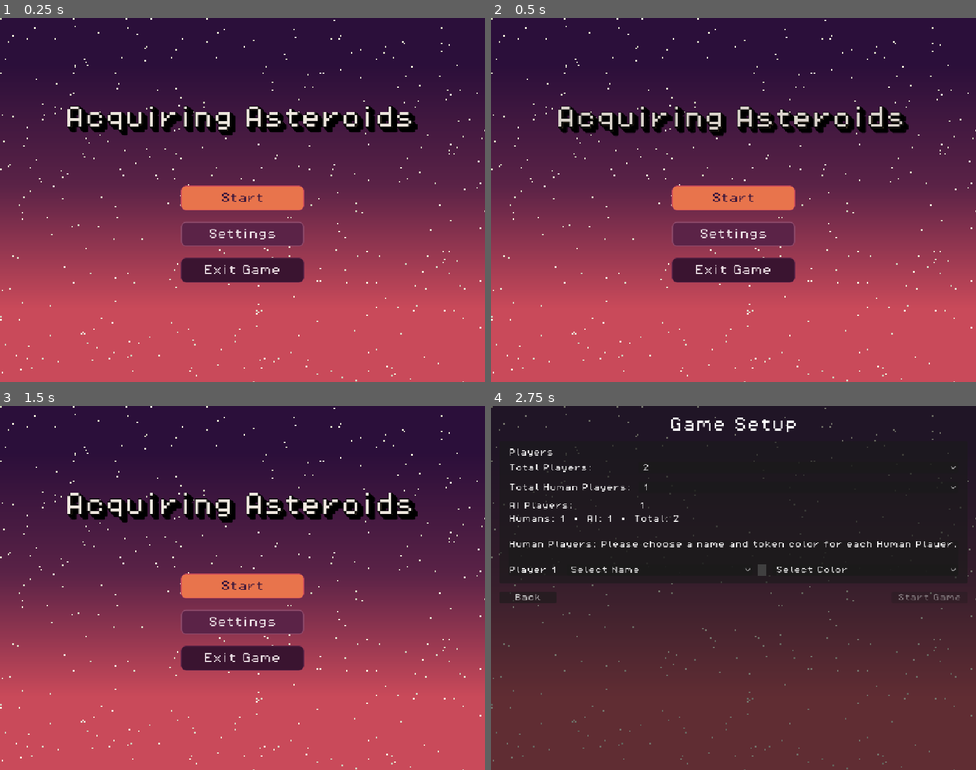
Above: before the commit, frames 1-4 (two rows, left to right).
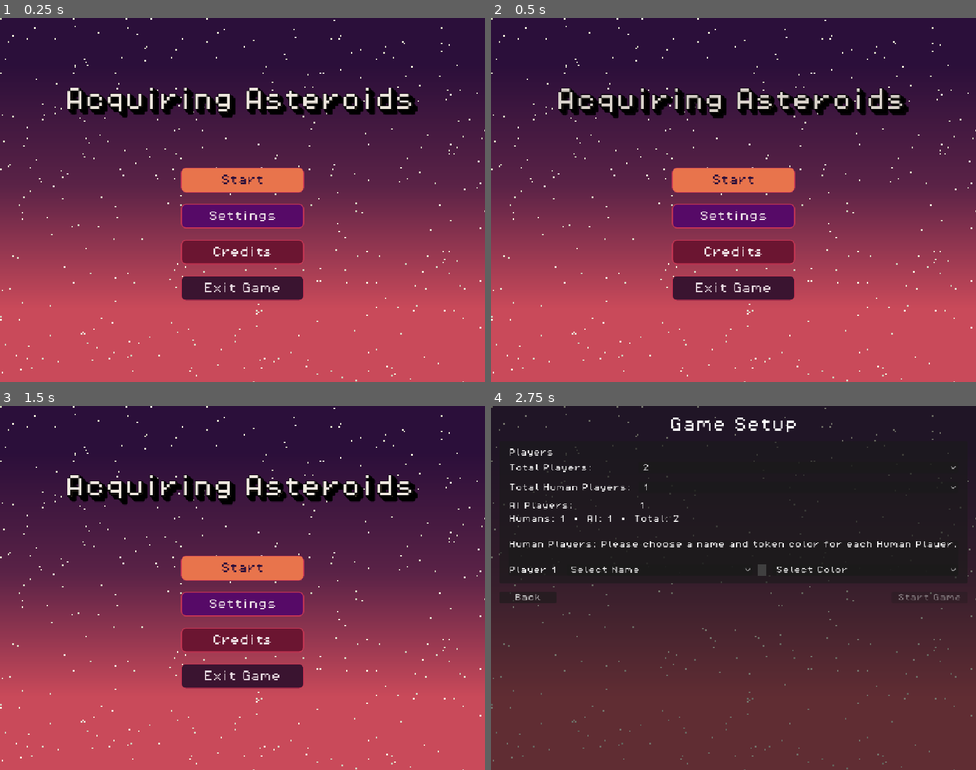
Above: after the commit, the same moments.

Repository: MissionToPsyche-Platinum/platinum_24d_game_psycheopoly-psb
Game: Godot game, scene res://scenes/StartMenu.tscn
The game is run twice, just before and just after one commit, with the same random seed, the same clock (stepped at 60 frames per second) and the same inputs.
Inputs:
- Up to frame 1 (0.25 s): no input
- Up to frame 2 (0.5 s): no input
- Up to frame 3 (1.5 s): click "Start" at 0.5 s; click "Back" at 1.25 s
- Up to frame 4 (2.75 s): click "Start" at 2 s

The runs differ from the first frame. In frame 1, 14% of the frame differs, in the area x 13-87%, y 19-78%; in frame 2, 14%; in frame 3, 14%; in frame 4, nothing differs.

Commit message:
credits menu
Completed the credits menu

Diff:
--- /dev/null
+++ b/scenes/CreditsMenu.tscn
@@ -0,0 +1,134 @@
+[gd_scene load_steps=4 format=3 uid="uid://cykondp5io7v6"]
+
+[ext_resource type="Script" uid="uid://dvk64dvwn4wos" path="res://scripts/ui/credits_menu.gd" id="1_04pys"]
+
+[sub_resource type="StyleBoxFlat" id="StyleBoxFlat_04pys"]
+bg_color = Color(0.09411765, 0.07450981, 0.12156863, 1)
+
+[sub_resource type="StyleBoxFlat" id="StyleBoxFlat_18siu"]
+bg_color = Color(0.82808334, 0.34980312, 0.40466648, 1)
+
+[node name="CreditsMenu" type="Control"]
+layout_mode = 3
+anchors_preset = 15
+anchor_right = 1.0
+anchor_bottom = 1.0
+grow_horizontal = 2
+grow_vertical = 2
+script = ExtResource("1_04pys")
+
+[node name="DimOverlay" type="ColorRect" parent="."]
+layout_mode = 1
+anchors_preset = 15
+anchor_right = 1.0
+anchor_bottom = 1.0
+grow_horizontal = 2
+grow_vertical = 2
+color = Color(0, 0, 0, 0.7490196)
+
+[node name="CenterContainer" type="CenterContainer" parent="."]
+layout_mode = 1
+anchors_preset = 15
+anchor_right = 1.0
+anchor_bottom = 1.0
+grow_horizontal = 2
+grow_vertical = 2
+
+[node name="PanelContainer" type="PanelContainer" parent="CenterContainer"]
+custom_minimum_size = Vector2(900, 700)
+layout_mode = 2
+theme_override_styles/panel = SubResource("StyleBoxFlat_04pys")
+
+[node name="MarginContainer" type="MarginContainer" parent="CenterContainer/PanelContainer"]
+layout_mode = 2
+theme_override_constants/margin_left = 20
+theme_override_constants/margin_top = 20
+theme_override_constants/margin_right = 20
+theme_override_constants/margin_bottom = 20
+
+[node name="VBoxContainer" type="VBoxContainer" parent="CenterContainer/PanelContainer/MarginContainer"]
+layout_mode = 2
+theme_override_constants/separation = 16
+
+[node name="TitleLabel" type="Label" parent="CenterContainer/PanelContainer/MarginContainer/VBoxContainer"]
+layout_mode = 2
+text = "Credits & Acknowledgements"
+horizontal_alignment = 1
+
+[node name="CreditsScroll" type="ScrollContainer" parent="CenterContainer/PanelContainer/MarginContainer/VBoxContainer"]
+layout_mode = 2
+size_flags_vertical = 3
+
+[node name="MarginContainer" type="MarginContainer" parent="CenterContainer/PanelContainer/MarginContainer/VBoxContainer/CreditsScroll"]
+layout_mode = 2
+theme_override_constants/margin_left = 10
+theme_override_constants/margin_top = 6
+theme_override_constants/margin_right = 10
+theme_override_constants/margin_bottom = 6
+
+[node name="CreditsContent" type="VBoxContainer" parent="CenterContainer/PanelContainer/MarginContainer/VBoxContainer/CreditsScroll/MarginContainer"]
+layout_mode = 2
+size_flags_horizontal = 3
+
+[node name="CreditsText" type="Label" parent="CenterContainer/PanelContainer/MarginContainer/VBoxContainer/CreditsScroll/MarginContainer/CreditsContent"]
+custom_minimum_size = Vector2(800, 0)
+layout_mode = 2
+theme_override_colors/font_color = Color(0.91764706, 0.91764706, 0.91764706, 1)
+text = "Acquiring Asteroids
+
+Development Team :
+
+- Jason Baris : Developer , Game Logic and  Mechanics
+
+- Chris Buckley :  Developer, UI Designer
+
+- John Fugate : Developer , Backend Logic and AI
+
+- Giovanni Zarillo : Developer, Game logic and Mechanics
+
+
+Project Inspiration & Sponsorship
+
+Inspired by the original Psyche-opoly board game created through the
+Psyche Capstone program at Arizona State University, sponsored by
+NASA’s Psyche mission.
+
+
+Tools & Technologies
+
+- Godot Engine
+- GDScript
+- Git / GitHub
+-Libresprite
+
+
+Special Thanks :
+
+Special thanks to our instructors, teammates, and the original
+Psyche Capstone project for the inspiration behind this digital adaptation.
+
+
+Academic Acknowledgement & Disclaimer :
+
+This work was created in partial fulfillment of Penn State University
+Capstone Course SWENG 480 / SWENG 481.
+
+This project is part of the Psyche Student Collaborations component
+of NASA’s Psyche Mission.
+
+“Psyche: A Journey to a Metal World” [Contract number NNM16AA09C]
+is part of NASA’s Discovery Program mission to solar system targets.
+
+Trade names and trademarks of ASU and NASA are used in this work
+for identification only and do not constitute an official endorsement,
+expressed or implied, by Arizona State University or NASA.
+
+The content is solely the responsibility of the authors and does not
+necessarily represent the official views of ASU or NASA."
+horizontal_alignment = 1
+autowrap_mode = 3
+
+[node name="CloseButton" type="Button" parent="CenterContainer/PanelContainer/MarginContainer/VBoxContainer"]
+layout_mode = 2
+theme_override_styles/normal = SubResource("StyleBoxFlat_18siu")
+text = "Close"
--- a/scenes/SettingsMenu.tscn
+++ b/scenes/SettingsMenu.tscn
@@ -88,6 +88,9 @@
 corner_radius_bottom_right = 8
 corner_radius_bottom_left = 8
 
+[sub_resource type="StyleBoxFlat" id="StyleBoxFlat_nuakw"]
+bg_color = Color(0.78431374, 0.21176471, 0.32941177, 1)
+
 [node name="SettingsMenu" type="Control"]
 layout_mode = 3
 anchors_preset = 15
@@ -274,4 +277,5 @@
 [node name="CloseButton" type="Button" parent="Panel/Padding/Content"]
 unique_name_in_owner = true
 layout_mode = 2
+theme_override_styles/normal = SubResource("StyleBoxFlat_nuakw")
 text = "Close"
--- a/scenes/StartMenu.tscn
+++ b/scenes/StartMenu.tscn
@@ -57,7 +57,7 @@
 border_width_top = 1
 border_width_right = 1
 border_width_bottom = 1
-border_color = Color(0.7882353, 0.2901961, 0.3529412, 1)
+border_color = Color(0.78431374, 0.21176471, 0.32941177, 1)
 corner_radius_top_left = 10
 corner_radius_top_right = 10
 corner_radius_bottom_right = 10
@@ -95,17 +95,17 @@
 expand_margin_right = 10.0
 expand_margin_bottom = 10.0
 
-[sub_resource type="StyleBoxFlat" id="StyleBoxFlat_fgoeh"]
-content_margin_left = 18.0
-content_margin_top = 10.0
-content_margin_right = 18.0
-content_margin_bottom = 10.0
-bg_color = Color(0.35686275, 0.13725491, 0.2784314, 1)
+[sub_resource type="StyleBoxFlat" id="StyleBoxFlat_sf8pk"]
+content_margin_left = 18.0
+content_margin_top = 10.0
+content_margin_right = 18.0
+content_margin_bottom = 10.0
+bg_color = Color(0.3370865, 0.0413595, 0.40284967, 1)
 border_width_left = 2
 border_width_top = 2
 border_width_right = 2
 border_width_bottom = 2
-border_color = Color(0.5568628, 0.2901961, 0.41960785, 1)
+border_color = Color(0.78622055, 0.21321025, 0.3288807, 1)
 corner_radius_top_left = 10
 corner_radius_top_right = 10
 corner_radius_bottom_right = 10
@@ -139,6 +139,22 @@
 expand_margin_right = 10.0
 expand_margin_bottom = 10.0
 
+[sub_resource type="StyleBoxFlat" id="StyleBoxFlat_fgoeh"]
+content_margin_left = 18.0
+content_margin_top = 10.0
+content_margin_right = 18.0
+content_margin_bottom = 10.0
+bg_color = Color(0.4204057, 0.08326123, 0.19223836, 1)
+border_width_left = 2
+border_width_top = 2
+border_width_right = 2
+border_width_bottom = 2
+border_color = Color(0.78622055, 0.21321025, 0.3288807, 1)
+corner_radius_top_left = 10
+corner_radius_top_right = 10
+corner_radius_bottom_right = 10
+corner_radius_bottom_left = 10
+
 [sub_resource type="StyleBoxFlat" id="StyleBoxFlat_bx376"]
 content_margin_left = 18.0
 content_margin_top = 10.0
@@ -149,7 +165,7 @@
 border_width_top = 1
 border_width_right = 1
 border_width_bottom = 1
-border_color = Color(0.35686275, 0.13725491, 0.2784314, 1)
+border_color = Color(0.78431374, 0.21176471, 0.32941177, 1)
 corner_radius_top_left = 10
 corner_radius_top_right = 10
 corner_radius_bottom_right = 10
@@ -352,10 +368,23 @@
 theme_override_colors/font_pressed_color = Color(0.9490196, 0.9137255, 0.9254902, 1)
 theme_override_colors/font_hover_color = Color(1, 1, 1, 1)
 theme_override_font_sizes/font_size = 22
+theme_override_styles/normal = SubResource("StyleBoxFlat_sf8pk")
+theme_override_styles/pressed = SubResource("StyleBoxFlat_aso40")
+theme_override_styles/hover = SubResource("StyleBoxFlat_kcs48")
+text = "Settings"
+
+[node name="Credits" type="Button" parent="CenterBox/Menu"]
+custom_minimum_size = Vector2(260, 52)
+layout_mode = 2
+focus_mode = 0
+theme_override_colors/font_color = Color(0.9490196, 0.9137255, 0.9254902, 1)
+theme_override_colors/font_pressed_color = Color(0.9490196, 0.9137255, 0.9254902, 1)
+theme_override_colors/font_hover_color = Color(1, 1, 1, 1)
+theme_override_font_sizes/font_size = 22
 theme_override_styles/normal = SubResource("StyleBoxFlat_fgoeh")
 theme_override_styles/pressed = SubResource("StyleBoxFlat_aso40")
 theme_override_styles/hover = SubResource("StyleBoxFlat_kcs48")
-text = "Settings"
+text = "Credits"
 
 [node name="Exit" type="Button" parent="CenterBox/Menu"]
 custom_minimum_size = Vector2(260, 52)
--- /dev/null
+++ b/scripts/ui/credits_menu.gd
@@ -0,0 +1,19 @@
+extends Control
+
+signal closed
+
+@onready var close_button: Button = $CenterContainer/PanelContainer/MarginContainer/VBoxContainer/CloseButton
+
+func _ready() -> void:
+	visible = false
+	close_button.pressed.connect(_on_close_pressed)
+
+func open() -> void:
+	visible = true
+
+func close() -> void:
+	visible = false
+	closed.emit()
+
+func _on_close_pressed() -> void:
+	close()
--- a/scripts/ui/start_menu.gd
+++ b/scripts/ui/start_menu.gd
@@ -2,12 +2,17 @@
 
 @onready var start_btn: Button = $CenterBox/Menu/Start
 @onready var settings_btn: Button = $CenterBox/Menu/Settings
+@onready var credits_btn: Button = $CenterBox/Menu/Credits
 @onready var exit_btn: Button = $CenterBox/Menu/Exit
 @onready var main_menu: Control = $CenterBox
 
 const SettingsMenuScene = preload("res://scenes/SettingsMenu.tscn")
 
+const CreditsMenuScene = preload("res://scenes/CreditsMenu.tscn")
+
 var settings_menu: Control = null
+
+var credits_menu: Control = null
 
 var _audio_overlay: Button = null
 var _audio_unlocked: bool = false
@@ -21,6 +26,8 @@
 
 	# Build SettingsMenu after the tree is stable
 	call_deferred("_setup_settings_menu")
+
+	call_deferred("_setup_credits_menu")
 
 	# Start menu music
 	AudioManager.play_music("menu", MENU_MUSIC_DB, 0.0)
@@ -39,6 +46,9 @@
 
 	if not exit_btn.pressed.is_connected(_on_exit_pressed):
 		exit_btn.pressed.connect(_on_exit_pressed)
+
+	if not credits_btn.pressed.is_connected(_on_credits_pressed):
+		credits_btn.pressed.connect(_on_credits_pressed)
 
 
 func _setup_settings_menu() -> void:
@@ -181,4 +191,67 @@
 	if settings_menu and is_instance_valid(settings_menu):
 		settings_menu.queue_free()
 
+	if credits_menu and is_instance_valid(credits_menu):
+		credits_menu.queue_free()
+
 	settings_menu = null
+	credits_menu = null
+
+func _setup_credits_menu() -> void:
+	# Prevent duplicates
+	if credits_menu and is_instance_valid(credits_menu):
+		return
+
+	credits_menu = CreditsMenuScene.instantiate()
+	credits_menu.name = "CreditsMenu"
+
+	add_child(credits_menu)
+
+	# Let CreditsMenu finish _ready()
+	await get_tree().process_frame
+
+	if credits_menu and is_instance_valid(credits_menu):
+		credits_menu.hide()
+
+		if credits_menu.has_signal("closed") and not credits_menu.closed.is_connected(_on_credits_closed):
+			credits_menu.closed.connect(_on_credits_closed)
+
+	print("StartMenu: CreditsMenu created =", credits_menu != null)
+
+
+func _on_credits_pressed() -> void:
+	print("StartMenu: Credits button pressed")
+
+	# If web overlay is still up, remove it so it can't block the credits menu
+	if _audio_overlay and is_instance_valid(_audio_overlay):
+		_audio_overlay.queue_free()
+		_audio_overlay = null
+
+	# Rebuild if missing for any reason
+	if credits_menu == null or not is_instance_valid(credits_menu):
+		print("StartMenu: CreditsMenu missing, rebuilding...")
+		await _setup_credits_menu()
+
+	if credits_menu and is_instance_valid(credits_menu):
+		print("StartMenu: Opening CreditsMenu...")
+		print("Before open visible =", credits_menu.visible)
+
+		if credits_menu.has_method("open"):
+			credits_menu.call("open")
+		else:
+			credits_menu.show()
+			credits_menu.move_to_front()
+
+		print("After open visible =", credits_menu.visible)
+	else:
+		print("StartMenu ERROR: CreditsMenu still invalid")
+
+
+func _on_credits_closed() -> void:
+	print("StartMenu: Credits closed")
+
+	if credits_menu and is_instance_valid(credits_menu):
+		credits_menu.hide()
+
+	if credits_btn:
+		credits_btn.grab_focus()
Not shown: 1 places in scenes/SettingsMenu.tscn that only renumber resources
Not shown: 1 places in scenes/StartMenu.tscn that only renumber resources
Not shown, added: scripts/ui/credits_menu.gd.uid
